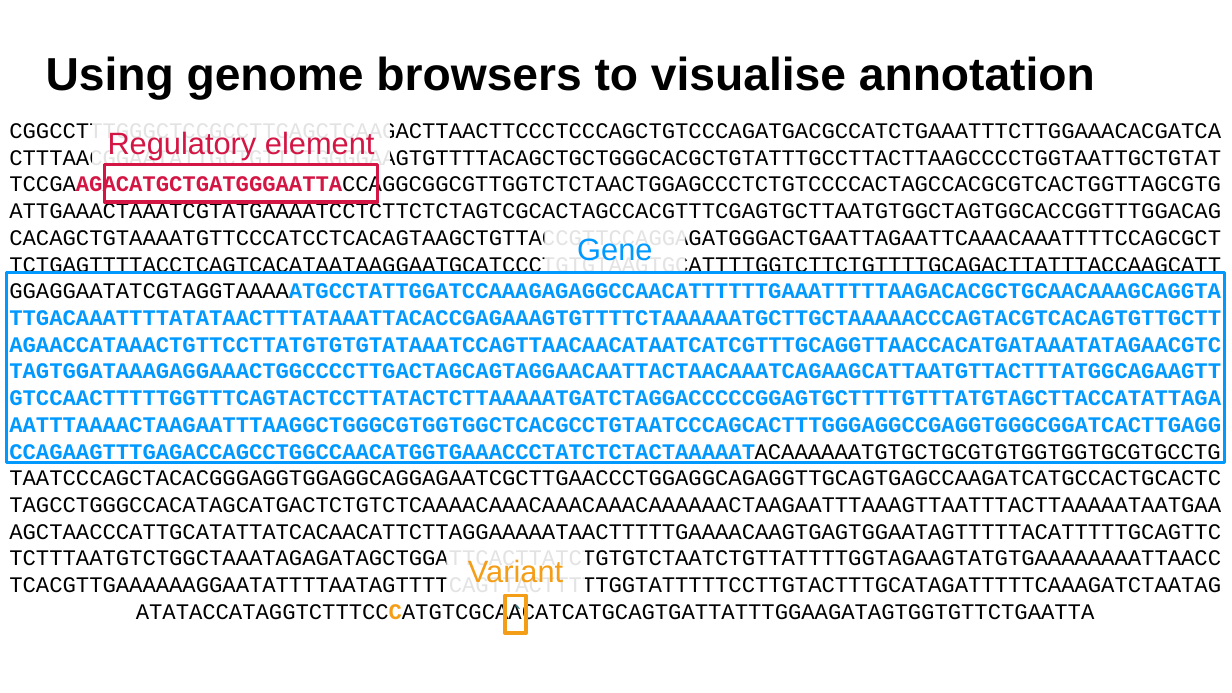
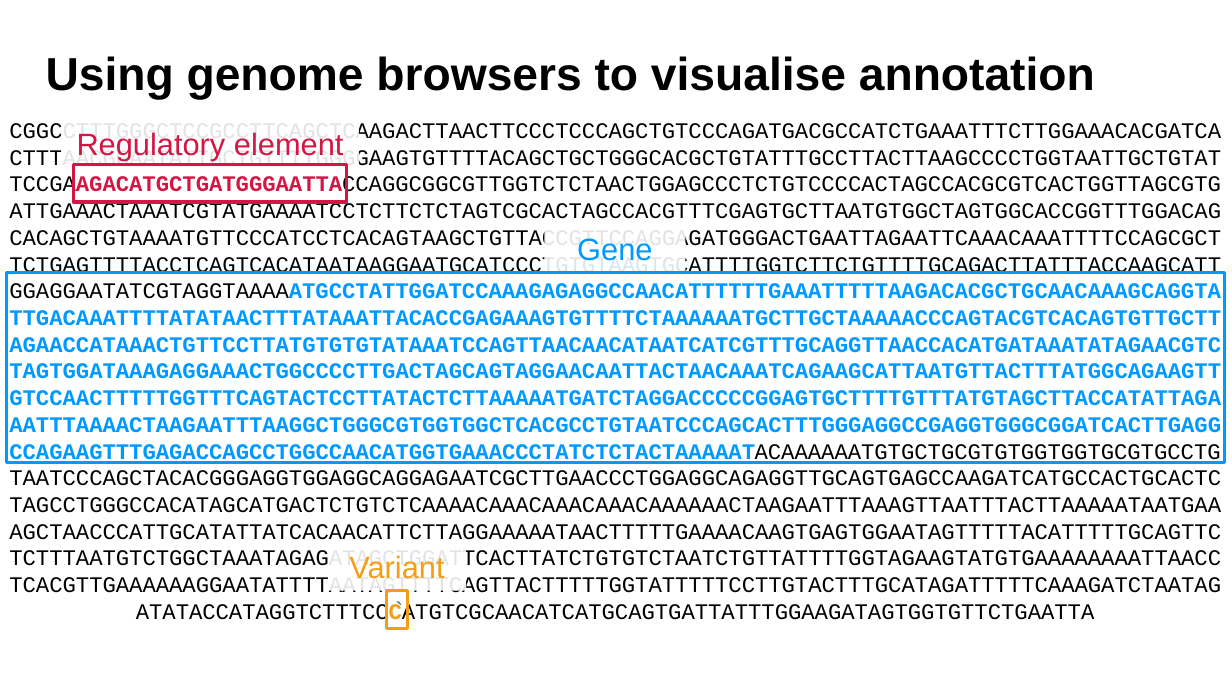
Before and after one commit to gamerino/ECCB-2026-T6, a slide deck: slide 5 of slides/Session 3 - Multi-species Catalogues of Regulatory Elements_ Ensembl.pptx. Drawn at 1232x693 pixels with LibreOffice and Linux fonts; fonts in the diff are those of the drawing; background and template pictures are left out. Boxes give left, top, right and bottom in pixels: in the first picture for what was removed or moved away, otherwise in the second. Text is boxed around its words. In the diff, an @@ line names an element or a change of style, - is before the commit and + after.

```diff
--- a/slides/Session 3 - Multi-species Catalogues of Regulatory Elements_ Ensembl.pptx
+++ b/slides/Session 3 - Multi-species Catalogues of Regulatory Elements_ Ensembl.pptx
@@ rectangle "Regulatory element" resized from (x1=108, y1=131, x2=375, y2=159) to (x1=62, y1=118, x2=360, y2=168) @@
@@ rectangle moved from (x1=105, y1=165, x2=378, y2=203) to (x1=74, y1=165, x2=347, y2=203) @@
@@ rectangle "Variant" moved from (x1=446, y1=546, x2=584, y2=595) to (x1=328, y1=541, x2=466, y2=590) @@
@@ rectangle "`" moved from (x1=505, y1=595, x2=526, y2=633) to (x1=387, y1=590, x2=408, y2=628) @@
```
Also in this commit, not shown: 4 other slides changed, 10 other files.
